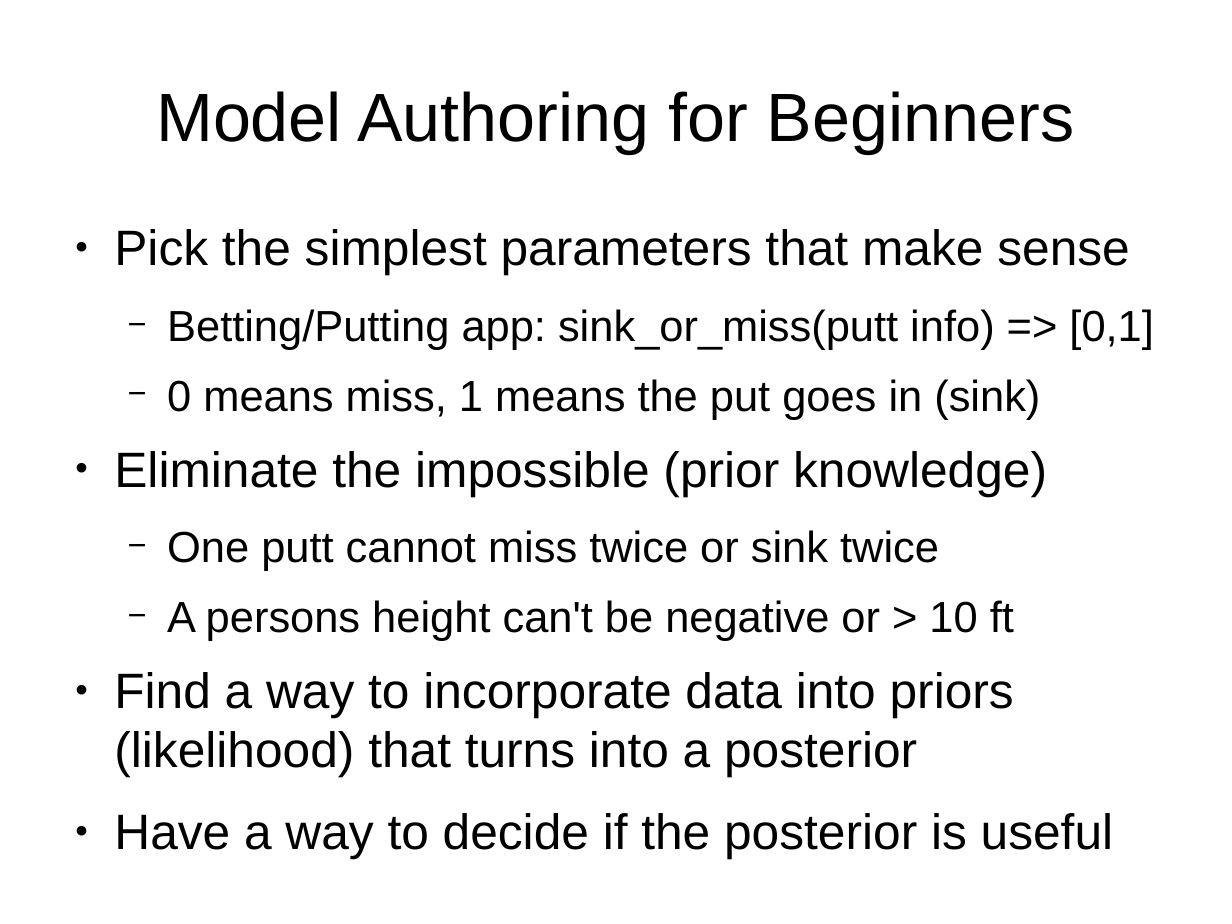
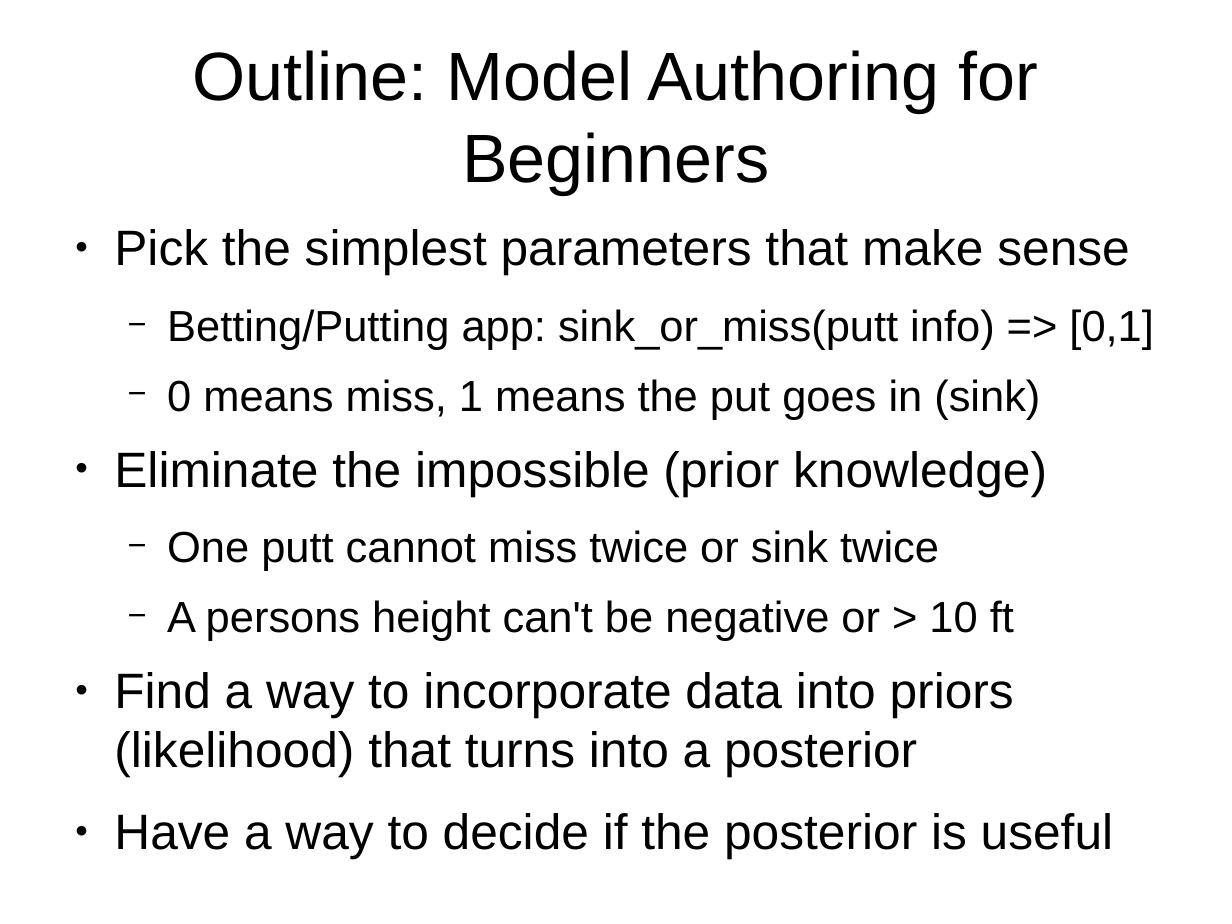
Before and after one commit to breckbaldwin/StanIsThePlanDist, a slide deck: slide 6 of slides/StanIsThePlanPyData.odp (slide 5 before the commit). Drawn at 1232x924 pixels with LibreOffice and Linux fonts; fonts in the diff are those of the drawing. Boxes give left, top, right and bottom in pixels: in the first picture for what was removed or moved away, otherwise in the second. Text is boxed around its words. In the diff, an @@ line names an element or a change of style, - is before the commit and + after.

```diff
--- a/slides/StanIsThePlanPyData.odp
+++ b/slides/StanIsThePlanPyData.odp
@@ title at box(192, 50, 1038, 194): text changed @@
-Model Authoring for Beginners
+Outline: Model Authoring for Beginners
```
Also in this commit, not shown: 5 other slides changed, 20 slides added.
